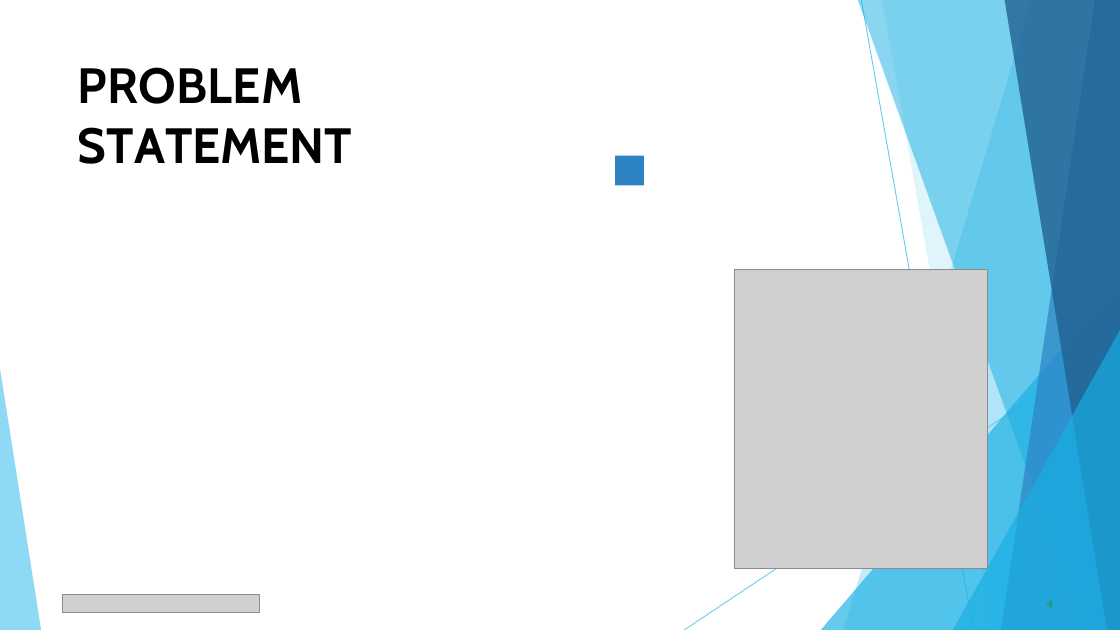
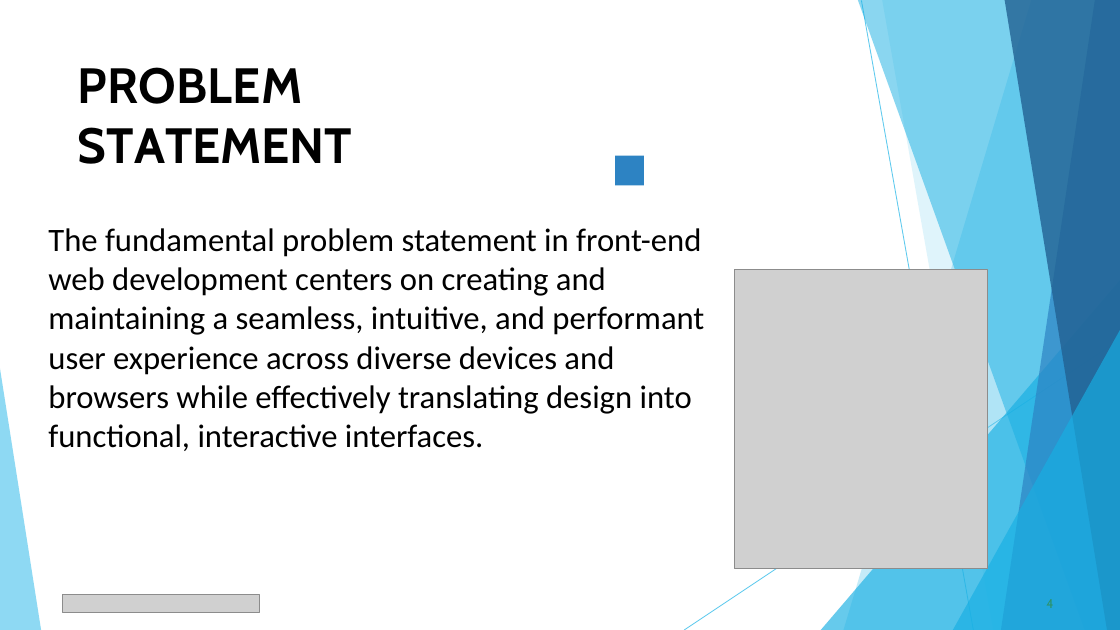
Before and after one commit to karthikagopalsamy28-maker/Karthika, a slide deck: slide 4 of PPT FWD TNSDC 2025 (1).pptx. Drawn at 1120x630 pixels with LibreOffice and Linux fonts; fonts in the diff are those of the drawing; grey boxes stand for pictures. Boxes give left, top, right and bottom in pixels: in the first picture for what was removed or moved away, otherwise in the second. Text is boxed around its words. In the diff, an @@ line names an element or a change of style, - is before the commit and + after.

```diff
--- a/PPT FWD TNSDC 2025 (1).pptx
+++ b/PPT FWD TNSDC 2025 (1).pptx
@@ text added at (x1=48, y1=228, x2=704, y2=451), 28 pt, text #000000 @@
+The fundamental problem statement in front-end web development centers on creating and maintaining a seamless, intuitive, and performant user experience across diverse devices and browsers while effectively translating design into functional, interactive interfaces.
```
Also in this commit, not shown: 6 other slides changed, 17 slides added, 3 slides removed.
